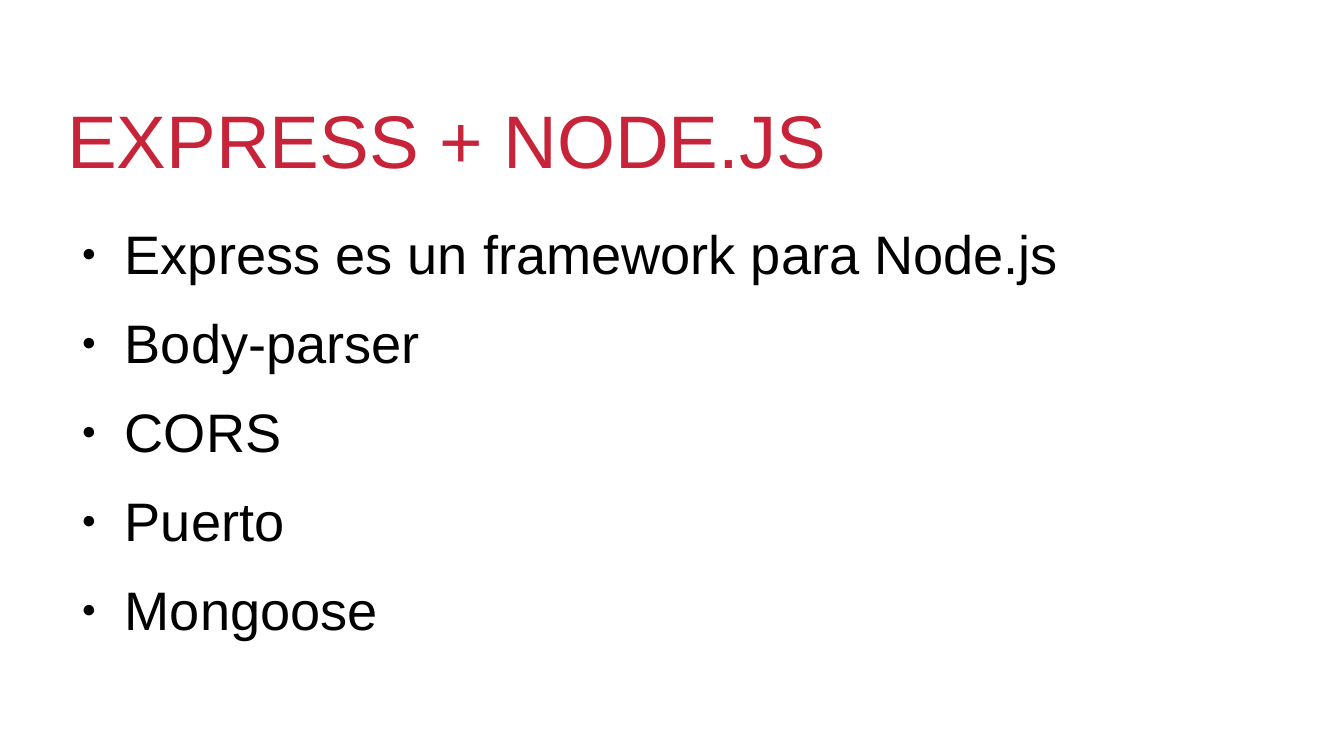
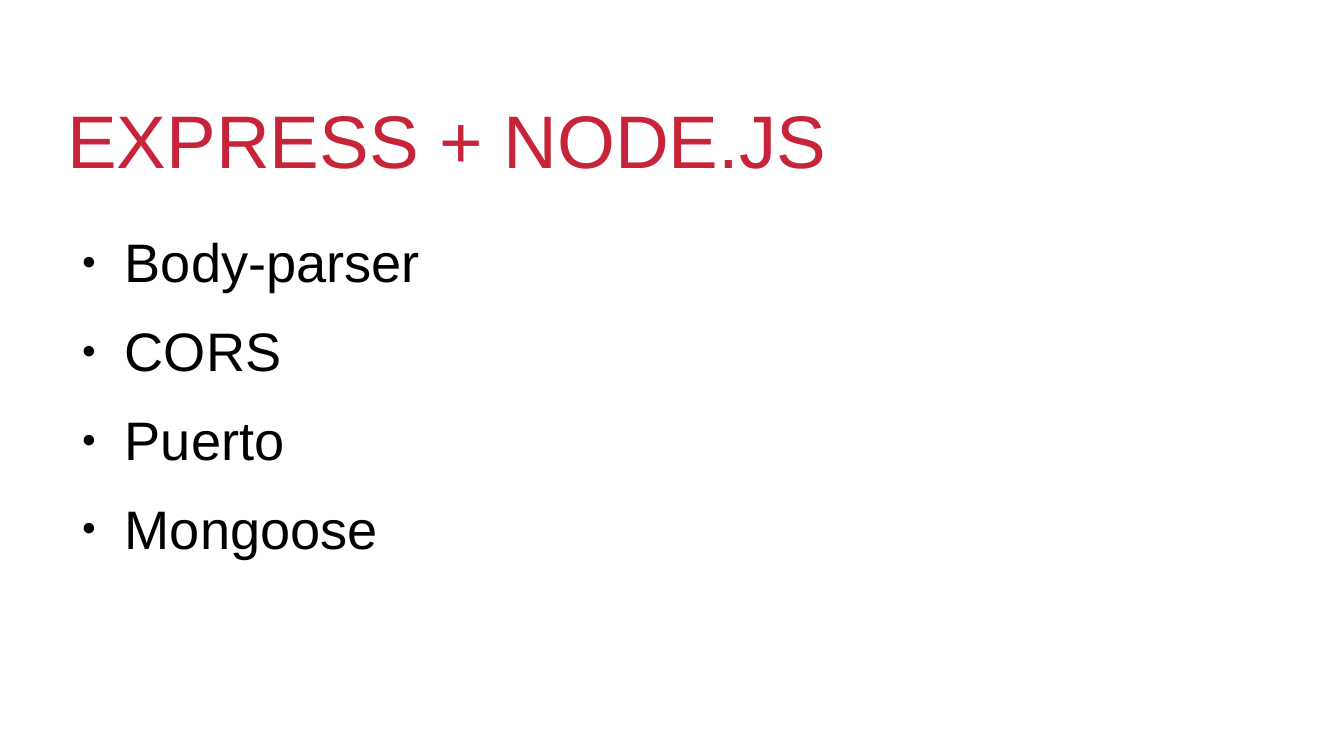
Before and after one commit to AlvaroGarciaTorres/cocktailAppMEAN, a slide deck: slide 4 of Untitled 2.odp. Drawn at 1344x756 pixels with LibreOffice and Linux fonts; fonts in the diff are those of the drawing; background and template pictures are left out. Boxes give left, top, right and bottom in pixels: in the first picture for what was removed or moved away, otherwise in the second. Text is boxed around its words. In the diff, an @@ line names an element or a change of style, - is before the commit and + after.

Commit message:
Finished ppt

```diff
--- a/Untitled 2.odp
+++ b/Untitled 2.odp
@@ text "Body-parser": place and size @@
-text "Body-parser" at (125, 234, 1058, 640)
+text "Body-parser" at (125, 242, 420, 558)
@@ text at (125, 234, 1058, 284): paragraph removed @@
-● Express es un framework para Node.js
```
Also in this commit, not shown: 7 slides added, 5 slides removed, 4 other files.
